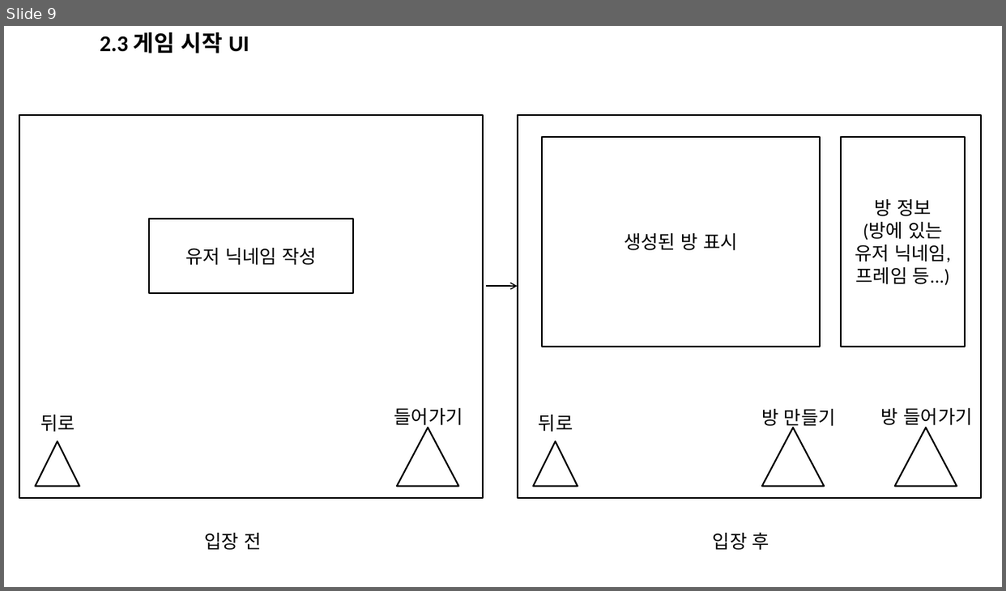
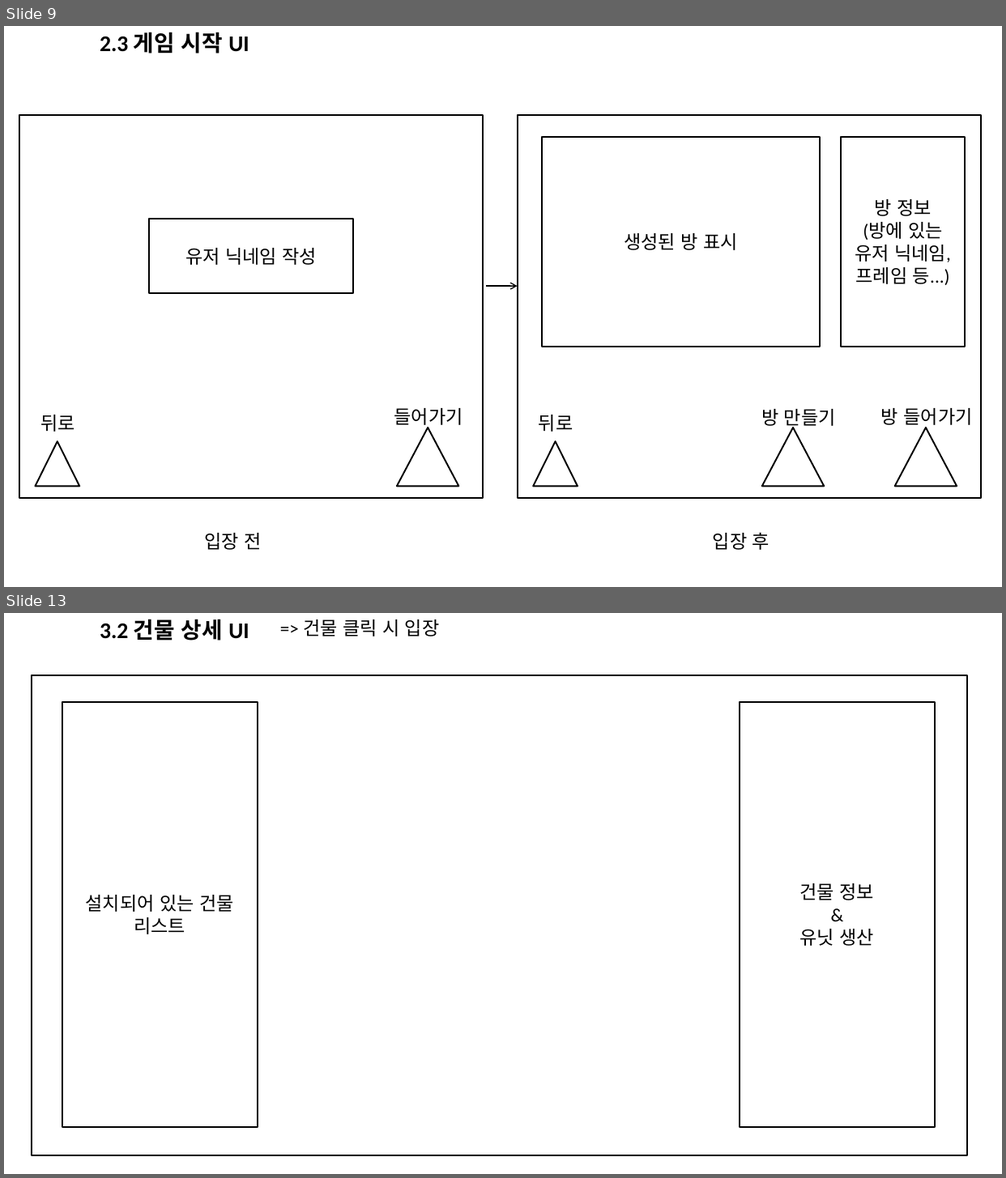
Before and after one commit to MinSeok0406/Project_RE, a slide deck: PROJECT_RE_UI배치도.pptx. Shown one above the other, each under a label of ours: slide 9 before the commit, slides 9 and 13 after it; the slides between them are not shown. The pictures are 1006x591 and 1006x1178 pixels, drawn with LibreOffice and Linux fonts; fonts in the diff are those of the drawing. Boxes give left, top, right and bottom in pixels: in the first picture for what was removed or moved away, otherwise in the second. Text is boxed around its words. In the diff, an @@ line names an element or a change of style, - is before the commit and + after.

```diff
--- a/PROJECT_RE_UI배치도.pptx
+++ b/PROJECT_RE_UI배치도.pptx
@@ slide 13 added at (4,613,1002,1174), background #FFFFFF @@
@@ title added at (100,619,249,641), 21.6 pt, text #000000, bold @@
+3.2 건물 상세 UI
@@ text added at (303,619,440,636), 18 pt, text #000000 @@
+=> 건물 클릭 시 입장
@@ rectangle added at (32,675,967,1156), outline #000000 1.5 pt @@
@@ rectangle added at (62,702,258,1127), outline #000000 1.5 pt, 18 pt, text #000000 @@
+설치되어 있는 건물 리스트
@@ rectangle added at (740,702,936,1127), outline #000000 1.5 pt, 18 pt, text #000000 @@
+건물 정보
+&
+유닛 생산
```
Also in this commit, not shown: 3 slides changed, 4 other slides added.
